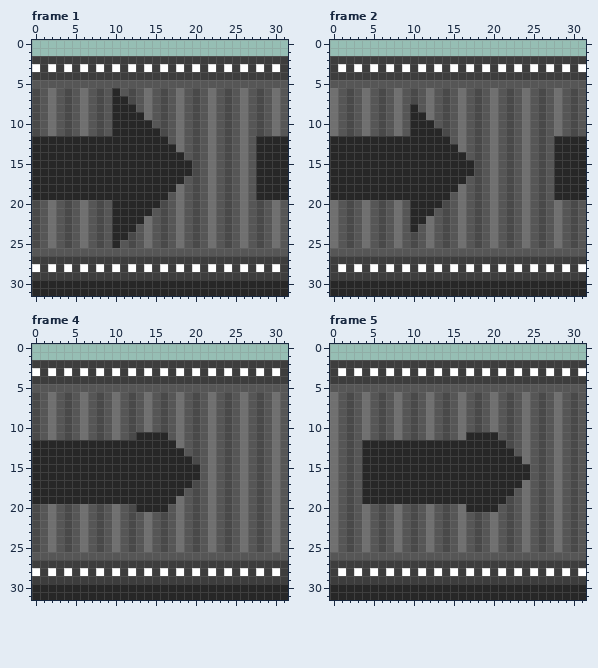
Two states of a pixel-art file, Assets/Sprites/Conveyors/right conv.aseprite. Above, as it was before the edit.
32x32 pixels, 10 frames. Shown: frame 1, frame 2, frame 4, frame 5. The commit also changed other frames, which this record leaves out.
After:
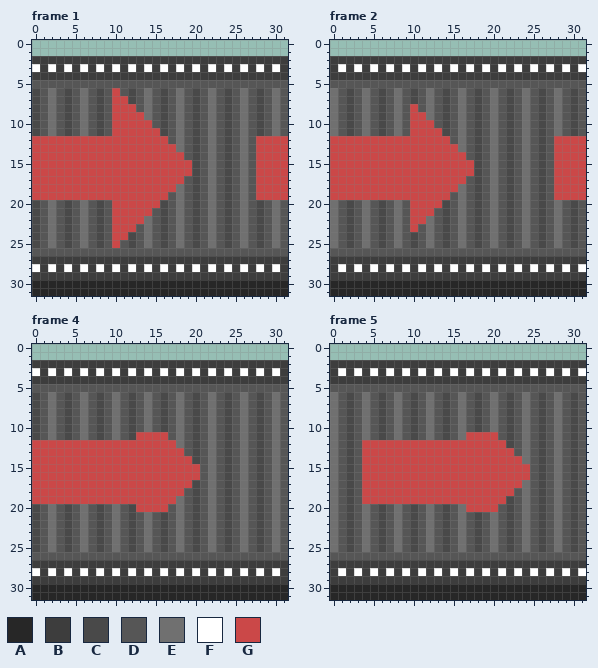
Palette (. is transparent): A #272727  B #3d3d3d  C #494949  D #565656  E #707070  F #ffffff  G #cb4848
Diff:
Frame 1, layer "Layer 7":
y 6: x 10 A -> G
y 7: x 10..11 AA -> GG
y 8: x 10..12 AAA -> GGG
y 9: x 10..13 AAAA -> GGGG
y 10: x 10..14 AAAAA -> GGGGG
y 11: x 10..15 AAAAAA -> GGGGGG
y 12: x 0..16 AAAAAAAAAAAAAAAAA -> GGGGGGGGGGGGGGGGG; x 28..31 AAAA -> GGGG
y 13: x 0..17 AAAAAAAAAAAAAAAAAA -> GGGGGGGGGGGGGGGGGG; x 28..31 AAAA -> GGGG
y 14: x 0..18 AAAAAAAAAAAAAAAAAAA -> GGGGGGGGGGGGGGGGGGG; x 28..31 AAAA -> GGGG
y 15..16: x 0..19 AAAAAAAAAAAAAAAAAAAA -> GGGGGGGGGGGGGGGGGGGG; x 28..31 AAAA -> GGGG
y 17: x 0..18 AAAAAAAAAAAAAAAAAAA -> GGGGGGGGGGGGGGGGGGG; x 28..31 AAAA -> GGGG
y 18: x 0..17 AAAAAAAAAAAAAAAAAA -> GGGGGGGGGGGGGGGGGG; x 28..31 AAAA -> GGGG
y 19: x 0..16 AAAAAAAAAAAAAAAAA -> GGGGGGGGGGGGGGGGG; x 28..31 AAAA -> GGGG
y 20: x 10..15 AAAAAA -> GGGGGG
y 21: x 10..14 AAAAA -> GGGGG
y 22: x 10..13 AAAA -> GGGG
y 23: x 10..12 AAA -> GGG
y 24: x 10..11 AA -> GG
y 25: x 10 A -> G
Frame 2, layer "Layer 7":
y 8: x 10 A -> G
y 9: x 10..11 AA -> GG
y 10: x 10..12 AAA -> GGG
y 11: x 10..13 AAAA -> GGGG
y 12: x 0..14 AAAAAAAAAAAAAAA -> GGGGGGGGGGGGGGG; x 28..31 AAAA -> GGGG
y 13: x 0..15 AAAAAAAAAAAAAAAA -> GGGGGGGGGGGGGGGG; x 28..31 AAAA -> GGGG
y 14: x 0..16 AAAAAAAAAAAAAAAAA -> GGGGGGGGGGGGGGGGG; x 28..31 AAAA -> GGGG
y 15..16: x 0..17 AAAAAAAAAAAAAAAAAA -> GGGGGGGGGGGGGGGGGG; x 28..31 AAAA -> GGGG
y 17: x 0..16 AAAAAAAAAAAAAAAAA -> GGGGGGGGGGGGGGGGG; x 28..31 AAAA -> GGGG
y 18: x 0..15 AAAAAAAAAAAAAAAA -> GGGGGGGGGGGGGGGG; x 28..31 AAAA -> GGGG
y 19: x 0..14 AAAAAAAAAAAAAAA -> GGGGGGGGGGGGGGG; x 28..31 AAAA -> GGGG
y 20: x 10..13 AAAA -> GGGG
y 21: x 10..12 AAA -> GGG
y 22: x 10..11 AA -> GG
y 23: x 10 A -> G
Frame 4, layer "Layer 7":
y 11: x 13..16 AAAA -> GGGG
y 12: x 0..17 AAAAAAAAAAAAAAAAAA -> GGGGGGGGGGGGGGGGGG
y 13: x 0..18 AAAAAAAAAAAAAAAAAAA -> GGGGGGGGGGGGGGGGGGG
y 14: x 0..19 AAAAAAAAAAAAAAAAAAAA -> GGGGGGGGGGGGGGGGGGGG
y 15..16: x 0..20 AAAAAAAAAAAAAAAAAAAAA -> GGGGGGGGGGGGGGGGGGGGG
y 17: x 0..19 AAAAAAAAAAAAAAAAAAAA -> GGGGGGGGGGGGGGGGGGGG
y 18: x 0..18 AAAAAAAAAAAAAAAAAAA -> GGGGGGGGGGGGGGGGGGG
y 19: x 0..17 AAAAAAAAAAAAAAAAAA -> GGGGGGGGGGGGGGGGGG
y 20: x 13..16 AAAA -> GGGG
Frame 5, layer "Layer 7":
y 11: x 17..20 AAAA -> GGGG
y 12: x 4..21 AAAAAAAAAAAAAAAAAA -> GGGGGGGGGGGGGGGGGG
y 13: x 4..22 AAAAAAAAAAAAAAAAAAA -> GGGGGGGGGGGGGGGGGGG
y 14: x 4..23 AAAAAAAAAAAAAAAAAAAA -> GGGGGGGGGGGGGGGGGGGG
y 15..16: x 4..24 AAAAAAAAAAAAAAAAAAAAA -> GGGGGGGGGGGGGGGGGGGGG
y 17: x 4..23 AAAAAAAAAAAAAAAAAAAA -> GGGGGGGGGGGGGGGGGGGG
y 18: x 4..22 AAAAAAAAAAAAAAAAAAA -> GGGGGGGGGGGGGGGGGGG
y 19: x 4..21 AAAAAAAAAAAAAAAAAA -> GGGGGGGGGGGGGGGGGG
y 20: x 17..20 AAAA -> GGGG
Pixel boxes of the changes (left, top, right, bottom) in both pictures:
changed: (32, 88, 192, 248)
changed: (256, 136, 288, 200)
changed: (330, 104, 474, 232)
changed: (554, 136, 586, 200)
changed: (32, 432, 200, 512)
changed: (362, 432, 530, 512)
